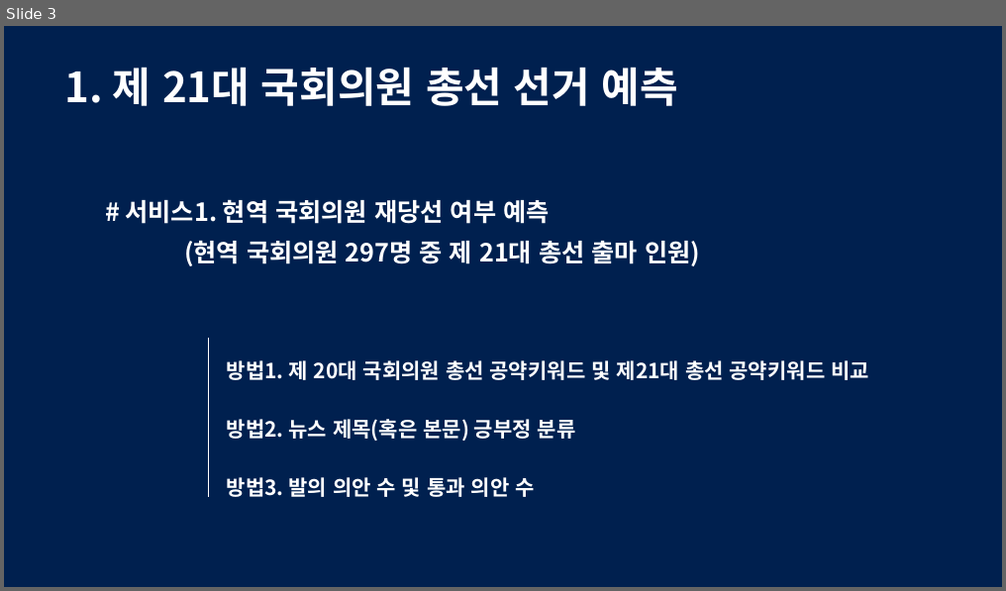
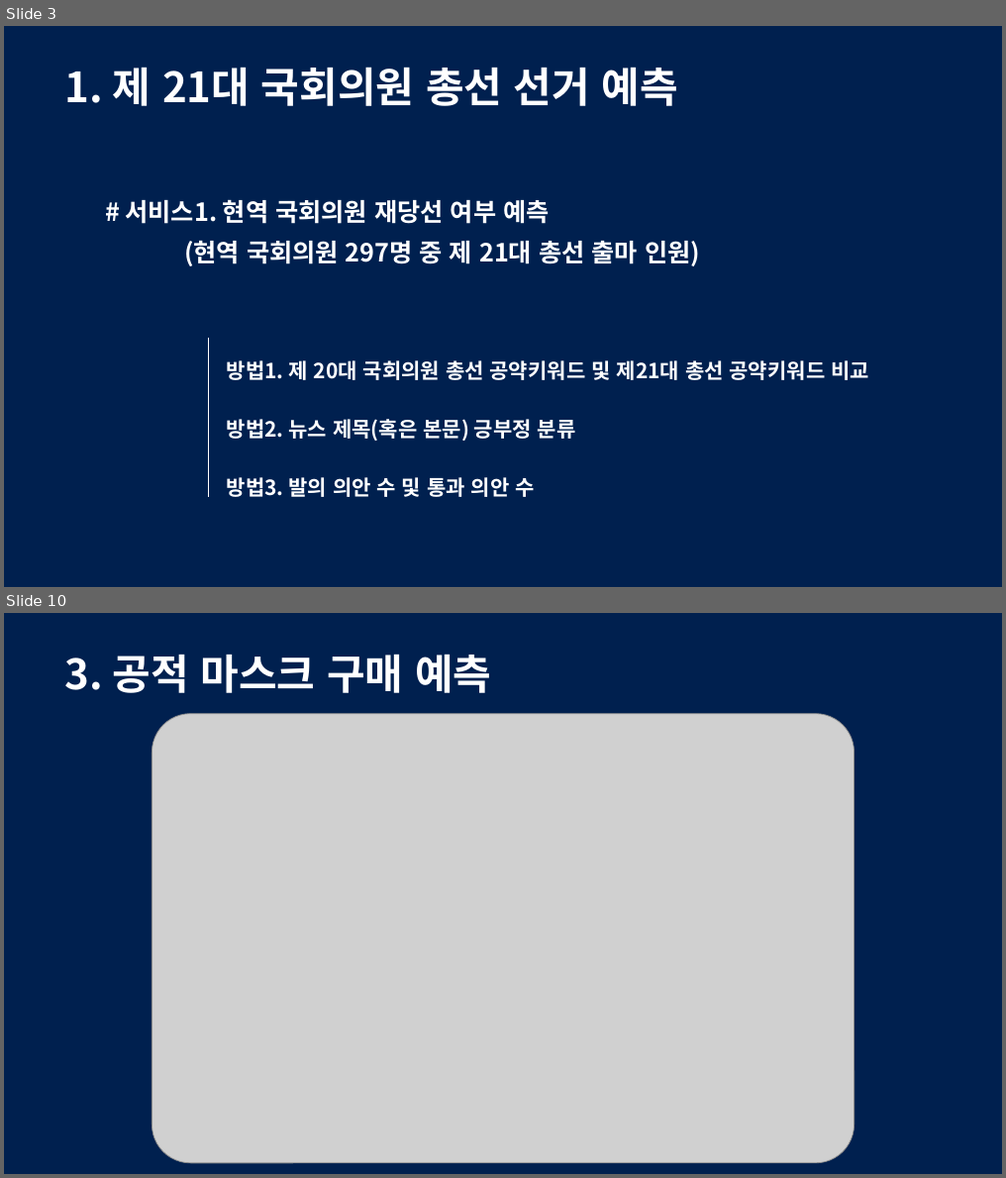
Before and after one commit to drhee0919/Rhee, a slide deck: 주제 발표.pptx. Shown one above the other, each under a label of ours: slide 3 before the commit, slides 3 and 10 after it; the slides between them are not shown. The pictures are 1006x591 and 1006x1178 pixels, drawn with LibreOffice and Linux fonts; fonts in the diff are those of the drawing; grey boxes stand for pictures. Boxes give left, top, right and bottom in pixels: in the first picture for what was removed or moved away, otherwise in the second. Text is boxed around its words. In the diff, an @@ line names an element or a change of style, - is before the commit and + after.

```diff
--- a/주제 발표.pptx
+++ b/주제 발표.pptx
@@ slide 10 added at <box>4,613,1002,1174</box>, background #FFFFFF @@
@@ rectangle added at <box>4,613,1002,1174</box>, fill #00204F @@
@@ text added at <box>65,654,491,693</box>, 40 pt, text #FFFFFF, bold @@
+3. 공적 마스크 구매 예측
@@ picture added at <box>152,714,854,1164</box> @@
```
Also in this commit, not shown: 3 slides changed, 6 other slides added, 1 slide removed.
